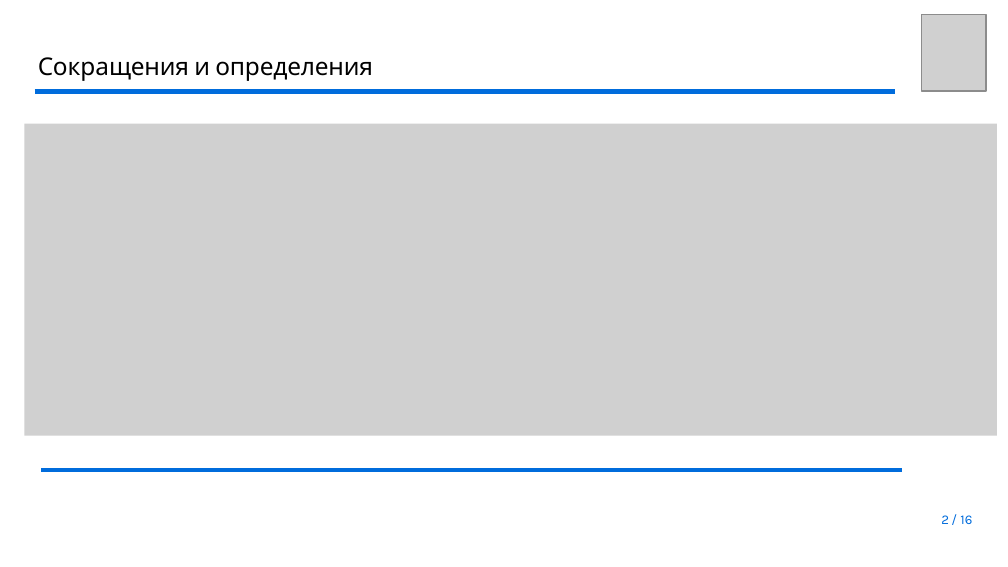
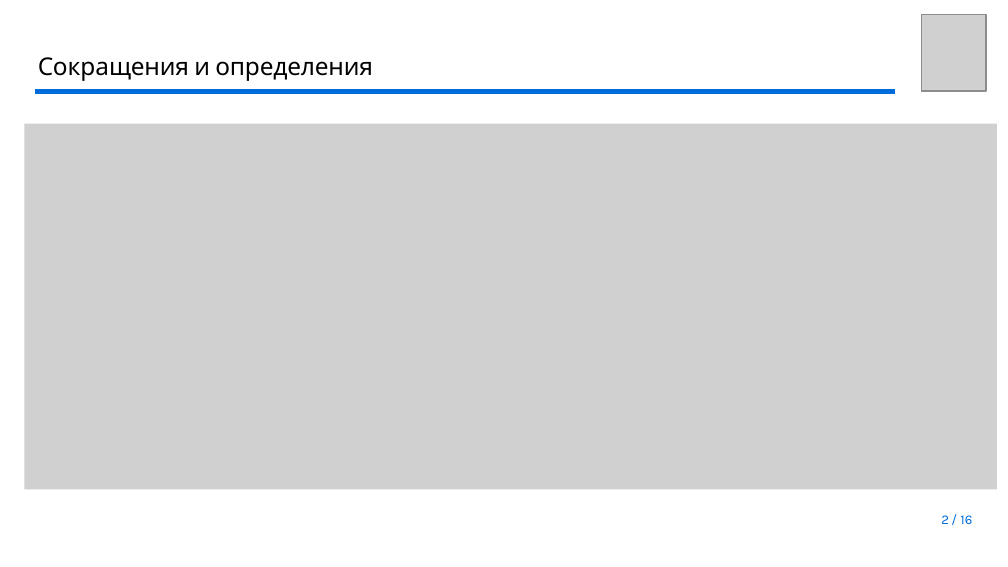
Before and after one commit to youngB0rrov/bmstu_doc, a slide deck: slide 2 of Master/Diploma/presentation/Презентация.pptx. Drawn at 1008x567 pixels with LibreOffice and Linux fonts; fonts in the diff are those of the drawing; grey boxes stand for pictures; background and template pictures are left out. Boxes give left, top, right and bottom in pixels: in the first picture for what was removed or moved away, otherwise in the second. Text is boxed around its words. In the diff, an @@ line names an element or a change of style, - is before the commit and + after.

```diff
--- a/Master/Diploma/presentation/Презентация.pptx
+++ b/Master/Diploma/presentation/Презентация.pptx
@@ picture: place and size @@
-picture at <box>24,123,995,435</box>
+picture at <box>24,123,995,489</box>
@@ freeform shape removed at <box>42,470,901,470</box> @@
```
Also in this commit, not shown: 5 other slides changed.
